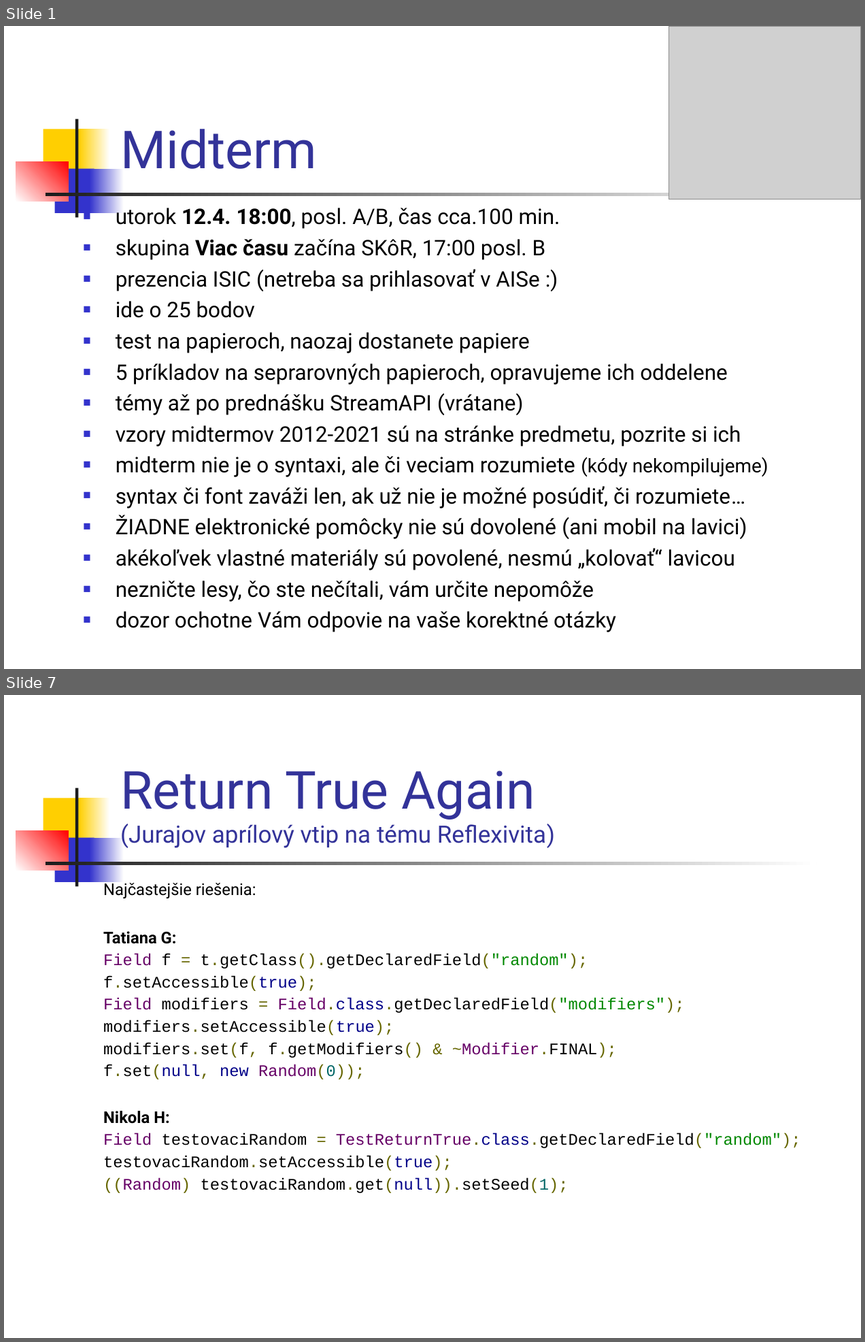
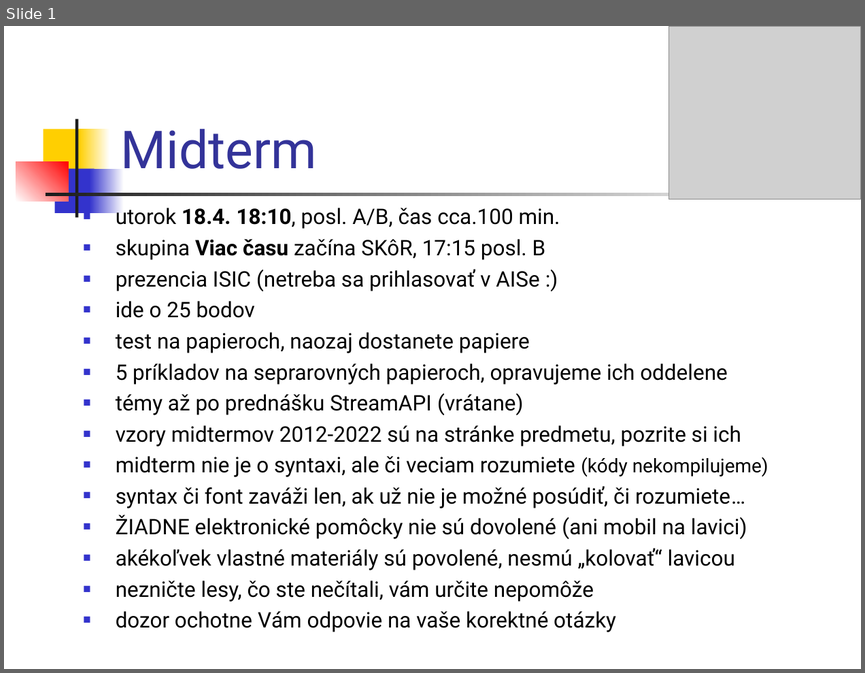
Before and after one commit to Programovanie4/Prednasky, a slide deck: 08/08_java_intro.ppt. Shown one above the other, each under a label of ours: slides 1 and 7 before the commit, slide 1 after it; the slides between them are not shown. The pictures are 865x1342 and 865x673 pixels, drawn with LibreOffice and Linux fonts; fonts in the diff are those of the drawing; grey boxes stand for pictures. Boxes give left, top, right and bottom in pixels: in the first picture for what was removed or moved away, otherwise in the second. Text is boxed around its words. In the diff, an @@ line names an element or a change of style, - is before the commit and + after.

```diff
--- a/08/08_java_intro.ppt
+++ b/08/08_java_intro.ppt
@@ slide 7 removed at <box>4,695,861,1338</box>, background #FFFFFF; not listed: 7 template elements that a slide beside it also shows @@
@@ title removed at <box>120,770,555,848</box> @@
-Return True Again
-(Jurajov aprílový vtip na tému Reflexivita)
@@ text removed at <box>103,880,801,1193</box> @@
-Najčastejšie riešenia:
-Tatiana G:
-Field f = t.getClass().getDeclaredField("random");
-f.setAccessible(true);
-Field modifiers = Field.class.getDeclaredField("modifiers");
-modifiers.setAccessible(true);
-modifiers.set(f, f.getModifiers() & ~Modifier.FINAL);
-f.set(null, new Random(0));
-Nikola H:
-Field testovaciRandom = TestReturnTrue.class.getDeclaredField("random");
-testovaciRandom.setAccessible(true);
-((Random) testovaciRandom.get(null)).setSeed(1);
@@ slide 1 changed as well @@
@@ text at <box>116,205,560,260</box>: text changed @@
-■ utorok 12.4. 18:00, posl. A/B, čas cca.100 min.
-■ skupina Viac času začína SKôR, 17:00 posl. B
+■ utorok 18.4. 18:10, posl. A/B, čas cca.100 min.
+■ skupina Viac času začína SKôR, 17:15 posl. B
@@ text at <box>116,425,740,446</box>: text changed @@
-■ vzory midtermov 2012-2021 sú na stránke predmetu, pozrite si ich
+■ vzory midtermov 2012-2022 sú na stránke predmetu, pozrite si ich
```
Also in this commit, not shown: 3 slides added, 7 other slides removed, 4 other files.
